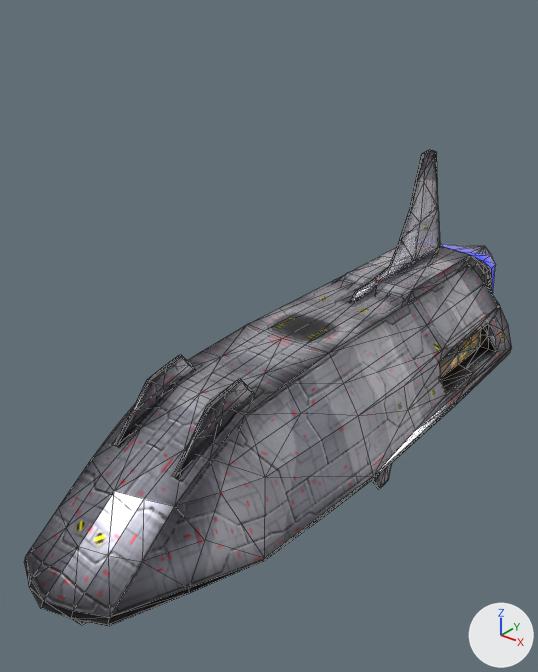
An edit to the glTF model gfx/ship3d/Mule/mule.gltf, drawn before and after from the same camera.
Rendered twice from a camera (50 mm lens) standing at (100.8, -146.8, 101.4) and looking at (-15.6, -1.3, 11.2). Lighting does not change. The marker at lower right points along +X, +Y and +Z. Mesh edges are drawn as thin lines. Where no turn or scale is listed for an object, it has been applied to the vertices.

Objects in the first picture: 'base_glow', 'glow'.
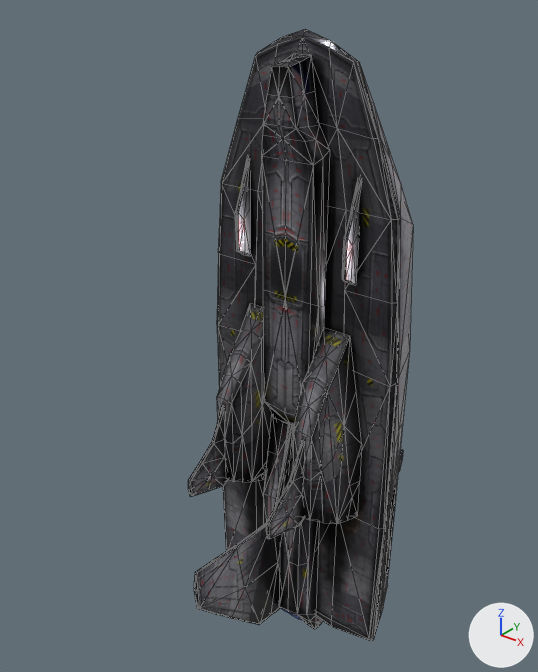
The change in detail:
Picture 'muleGLO' (img_muleglo) is new.
Material 'base' (mat_base) is new.
Uses the picture img_mule.
Uses the picture img_muleglo.
Mesh me_base_1 is new.
It has 989 vertices, 1810 faces and spans x -28.0..28.0, y -50.0..55.0, z -82.0..91.0.
It uses material mat_base.
Object 'base_glow' (ob_base_glow) now shows me_base_1 instead of me_base_001.
Object 'glow' (ob_glow) is deleted.

Location of each change, (x1, y1, x2, y2) in pixels of the pictures (538 x 672 px):
'base_glow', reshaped (54% narrower, 29% taller): before (24, 150, 512, 626); after (188, 29, 413, 641)
'glow', deleted: before (440, 245, 495, 295)
